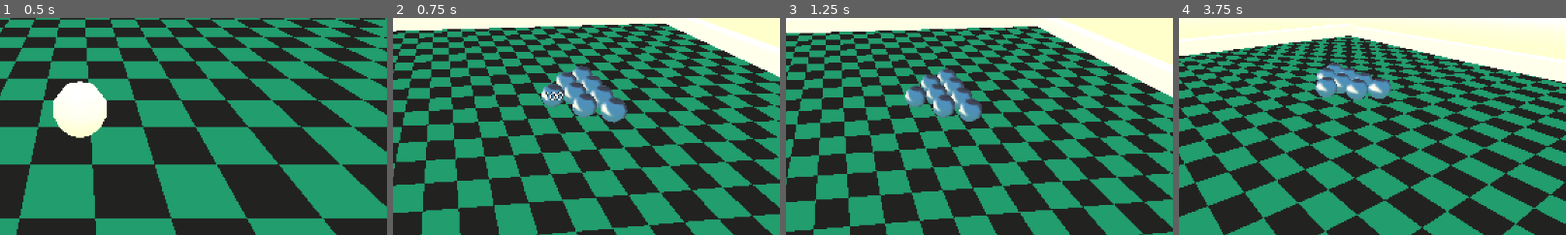
Above: before the commit, frames 1-4 (left to right).
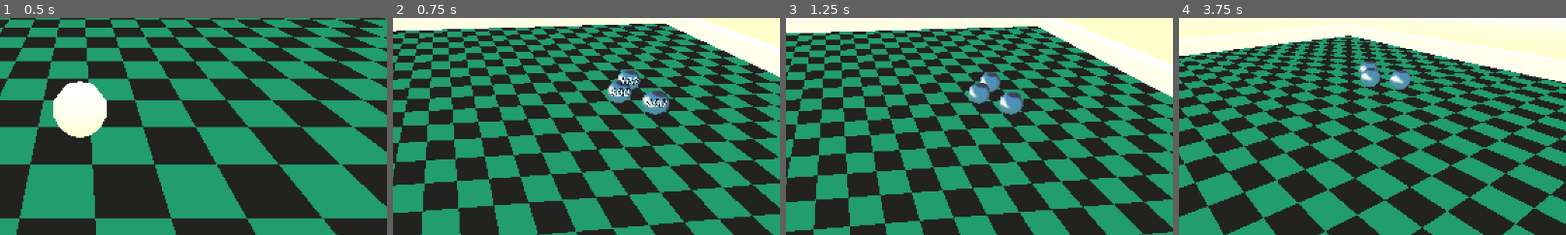
Above: after the commit, the same moments.

Repository: Urteusz/Ballatro
Game: Godot game, scene res://scenes/node_3d.tscn
Same seed, same stepped clock (60 frames per second), same inputs: the game is played once before the commit and once after it. The engine's default icon, where the game draws it, is replaced by a stand-in: a white triangle on a blue panel in a dark square.
Inputs (mouse positions are % of the whole screen's width and height, from its top left):
- Up to frame 1 (0.5 s): no input
- Up to frame 2 (0.75 s): tap Enter at 0.5 s; move the mouse to (55, 50) at 0.52 s; hold D (next_camera_target) from 0.53 s (still down)
- Up to frame 3 (1.25 s): keep holding D (next_camera_target)
- Up to frame 4 (3.75 s): move the mouse to (45, 50) at 1.27 s; release D (next_camera_target) at 1.28 s; tap A (previous_camera_target) at 1.35 s; move the mouse to (52, 48) at 2.02 s; hold W (push_ball) 2.03-2.78 s; move the mouse to (49, 52) at 2.77 s; tap Tab (toggle_mouse_capture) at 2.85 s; move the mouse to (80, 65) at 3.52 s; hold D (next_camera_target) from 3.53 s (still down)
The pictures show only the part of the screen within x 40-90%, y 29-79%; the shares and areas given below are measured in that part.

Frame 1 is identical in both runs. In frame 2, 4.6% of the frame differs, in the area x 38-72%, y 21-49%; in frame 3, 4.0%; in frame 4, 2.8%.

Commit message:
Przenies bile do oddzielnej sceny, bile sa teraz spawnowane w kodzie

Diff:
--- /dev/null
+++ b/scenes/ball.tscn
@@ -0,0 +1,31 @@
+[gd_scene load_steps=7 format=3 uid="uid://br6fw3sedv0yn"]
+
+[ext_resource type="Script" uid="uid://dcowhvvavoqf5" path="res://scripts/ball.gd" id="1_cxlvu"]
+[ext_resource type="Texture2D" uid="uid://bqmhekyijn2be" path="res://textures/icon.svg" id="2_f7cbr"]
+
+[sub_resource type="PhysicsMaterial" id="PhysicsMaterial_jka67"]
+
+[sub_resource type="StandardMaterial3D" id="StandardMaterial3D_a202f"]
+albedo_texture = ExtResource("2_f7cbr")
+
+[sub_resource type="SphereMesh" id="SphereMesh_noarx"]
+material = SubResource("StandardMaterial3D_a202f")
+radial_segments = 8
+rings = 4
+
+[sub_resource type="SphereShape3D" id="SphereShape3D_a0tk4"]
+
+[node name="Ball1" type="RigidBody3D" groups=["balls"]]
+transform = Transform3D(-1, 0, -1.509958e-07, 0, 1, 0, 1.509958e-07, 0, -1, 0, 0, 0)
+physics_material_override = SubResource("PhysicsMaterial_jka67")
+contact_monitor = true
+max_contacts_reported = 1
+script = ExtResource("1_cxlvu")
+
+[node name="MeshInstance3D" type="MeshInstance3D" parent="."]
+transform = Transform3D(1, 0, 0, 0, 1, 0, 0, 0, 1, 0.03813243, 0, 0)
+mesh = SubResource("SphereMesh_noarx")
+
+[node name="CollisionShape3D" type="CollisionShape3D" parent="."]
+transform = Transform3D(1, 0, 0, 0, 1, 0, 0, 0, 1, 0.030393125, 0, 0)
+shape = SubResource("SphereShape3D_a0tk4")
--- /dev/null
+++ b/scenes/ball_spawner.gd
@@ -0,0 +1,29 @@
+extends Marker3D
+
+@export var ball_scene: PackedScene
+@export var spread: float = 1.0
+@export var depth: float = 1.0
+@export var height: float = 1.0
+
+
+func _ready():
+	if !ball_scene:
+		print_rich("[color=red]Error:[/color] 'Object Scene' or 'Spawn Point' not set.")
+		return
+
+	var base_transform = global_transform
+	var base_position = base_transform.origin
+
+	var right = base_transform.basis.x
+	var back = base_transform.basis.z
+
+	var y_offset = Vector3(0.0, height, 0.0)
+	var pos1 = base_position + y_offset
+	var pos2 = base_position - (back * depth) - (right * spread) + y_offset
+	var pos3 = base_position - (back * depth) + (right * spread) + y_offset
+	var positions = [pos1, pos2, pos3]
+
+	for pos in positions:
+		var new_instance = ball_scene.instantiate()
+		add_child(new_instance)
+		new_instance.global_position = pos
--- a/scenes/node_3d.tscn
+++ b/scenes/node_3d.tscn
@@ -6,7 +6,8 @@
 [ext_resource type="Texture2D" uid="uid://kcyag62qbr4" path="res://textures/checkerboard.png" id="3_cptob"]
 [ext_resource type="Shader" uid="uid://3i5t87i5bngp" path="res://shaders/table_edges.gdshader" id="4_b2yaj"]
 [ext_resource type="Texture2D" uid="uid://bqmhekyijn2be" path="res://textures/icon.svg" id="4_cptob"]
-[ext_resource type="Script" uid="uid://dcowhvvavoqf5" path="res://scripts/ball.gd" id="5_b2yaj"]
+[ext_resource type="Script" uid="uid://ddr1vvp0rplvr" path="res://scenes/ball_spawner.gd" id="5_b2yaj"]
+[ext_resource type="PackedScene" uid="uid://br6fw3sedv0yn" path="res://scenes/ball.tscn" id="6_q712h"]
 [ext_resource type="Shader" uid="uid://clb574yehf8oi" path="res://shaders/walls.gdshader" id="8_cptob"]
 [ext_resource type="Script" uid="uid://38fhavc1buwq" path="res://scripts/walls.gd" id="9_b2yaj"]
 
@@ -70,16 +71,6 @@
 render_priority = 5
 transparency = 1
 shading_mode = 0
-
-[sub_resource type="PhysicsMaterial" id="PhysicsMaterial_jka67"]
-
-[sub_resource type="StandardMaterial3D" id="StandardMaterial3D_a202f"]
-albedo_texture = ExtResource("4_cptob")
-
-[sub_resource type="SphereMesh" id="SphereMesh_noarx"]
-material = SubResource("StandardMaterial3D_a202f")
-radial_segments = 8
-rings = 4
 
 [sub_resource type="ShaderMaterial" id="ShaderMaterial_q712h"]
 render_priority = 1
@@ -199,6 +190,11 @@
 [node name="CollisionShape3D" type="CollisionShape3D" parent="SubViewportContainer/SubViewport/Table/LeftSide"]
 shape = SubResource("BoxShape3D_r3fl7")
 
+[node name="BallSpawner" type="Marker3D" parent="SubViewportContainer/SubViewport/Table"]
+transform = Transform3D(1, 0, 0, 0, 1, 0, 0, 0, 1, 0, 0, -5.264763)
+script = ExtResource("5_b2yaj")
+ball_scene = ExtResource("6_q712h")
+
 [node name="PlayerBall" type="RigidBody3D" parent="SubViewportContainer/SubViewport" node_paths=PackedStringArray("target_sprite") groups=["balls"]]
 transform = Transform3D(-1, 0, -8.742278e-08, 0, 1, 0, 8.742278e-08, 0, -1, 0.09263587, 0.7649708, 10.218924)
 physics_material_override = SubResource("PhysicsMaterial_r3fl7")
@@ -226,93 +222,6 @@
 mesh = SubResource("TorusMesh_cptob")
 surface_material_override/0 = SubResource("StandardMaterial3D_q712h")
 
-[node name="Balls" type="Node" parent="SubViewportContainer/SubViewport"]
-
-[node name="Ball1" type="RigidBody3D" parent="SubViewportContainer/SubViewport/Balls" groups=["balls"]]
-transform = Transform3D(-1, 0, -1.509958e-07, 0, 1, 0, 1.509958e-07, 0, -1, 0.049189568, 1.3791399, -2.2619479)
-physics_material_override = SubResource("PhysicsMaterial_jka67")
-contact_monitor = true
-max_contacts_reported = 1
-script = ExtResource("5_b2yaj")
-
-[node name="MeshInstance3D" type="MeshInstance3D" parent="SubViewportContainer/SubViewport/Balls/Ball1"]
-transform = Transform3D(1, 0, 0, 0, 1, 0, 0, 0, 1, 0.03813243, 0, 0)
-mesh = SubResource("SphereMesh_noarx")
-
-[node name="CollisionShape3D" type="CollisionShape3D" parent="SubViewportContainer/SubViewport/Balls/Ball1"]
-transform = Transform3D(1, 0, 0, 0, 1, 0, 0, 0, 1, 0.030393125, 0, 0)
-shape = SubResource("SphereShape3D_a0tk4")
-
-[node name="Ball2" type="RigidBody3D" parent="SubViewportContainer/SubViewport/Balls" groups=["balls"]]
-transform = Transform3D(-1, 0, -1.509958e-07, 0, 1, 0, 1.509958e-07, 0, -1, 0.91179323, 1.3791399, -3.2619479)
-physics_material_override = SubResource("PhysicsMaterial_jka67")
-
-[node name="MeshInstance3D" type="MeshInstance3D" parent="SubViewportContainer/SubViewport/Balls/Ball2"]
-mesh = SubResource("SphereMesh_noarx")
-
-[node name="CollisionShape3D" type="CollisionShape3D" parent="SubViewportContainer/SubViewport/Balls/Ball2"]
-shape = SubResource("SphereShape3D_a0tk4")
-
-[node name="Ball3" type="RigidBody3D" parent="SubViewportContainer/SubViewport/Balls" groups=["balls"]]
-transform = Transform3D(-1, 0, -1.509958e-07, 0, 1, 0, 1.509958e-07, 0, -1, -0.08820677, 1.3791399, -3.2619479)
-physics_material_override = SubResource("PhysicsMaterial_jka67")
-
-[node name="MeshInstance3D" type="MeshInstance3D" parent="SubViewportContainer/SubViewport/Balls/Ball3"]
-mesh = SubResource("SphereMesh_noarx")
-
-[node name="CollisionShape3D" type="CollisionShape3D" parent="SubViewportContainer/SubViewport/Balls/Ball3"]
-shape = SubResource("SphereShape3D_a0tk4")
-
-[node name="Ball4" type="RigidBody3D" parent="SubViewportContainer/SubViewport/Balls" groups=["balls"]]
-transform = Transform3D(-1, 0, -1.509958e-07, 0, 1, 0, 1.509958e-07, 0, -1, -1.0882068, 1.3791399, -3.2619479)
-physics_material_override = SubResource("PhysicsMaterial_jka67")
-
-[node name="MeshInstance3D" type="MeshInstance3D" parent="SubViewportContainer/SubViewport/Balls/Ball4"]
-mesh = SubResource("SphereMesh_noarx")
-
-[node name="CollisionShape3D" type="CollisionShape3D" parent="SubViewportContainer/SubViewport/Balls/Ball4"]
-shape = SubResource("SphereShape3D_a0tk4")
-
-[node name="Ball5" type="RigidBody3D" parent="SubViewportContainer/SubViewport/Balls" groups=["balls"]]
-transform = Transform3D(-1, 0, -1.509958e-07, 0, 1, 0, 1.509958e-07, 0, -1, -0.66365576, 1.3791399, -4.2619476)
-physics_material_override = SubResource("PhysicsMaterial_jka67")
-
-[node name="MeshInstance3D" type="MeshInstance3D" parent="SubViewportContainer/SubViewport/Balls/Ball5"]
-mesh = SubResource("SphereMesh_noarx")
-
-[node name="CollisionShape3D" type="CollisionShape3D" parent="SubViewportContainer/SubViewport/Balls/Ball5"]
-shape = SubResource("SphereShape3D_a0tk4")
-
-[node name="Ball6" type="RigidBody3D" parent="SubViewportContainer/SubViewport/Balls" groups=["balls"]]
-transform = Transform3D(-1, 0, -1.509958e-07, 0, 1, 0, 1.509958e-07, 0, -1, 0.33634424, 1.3791399, -4.2619476)
-physics_material_override = SubResource("PhysicsMaterial_jka67")
-
-[node name="MeshInstance3D" type="MeshInstance3D" parent="SubViewportContainer/SubViewport/Balls/Ball6"]
-mesh = SubResource("SphereMesh_noarx")
-
-[node name="CollisionShape3D" type="CollisionShape3D" parent="SubViewportContainer/SubViewport/Balls/Ball6"]
-shape = SubResource("SphereShape3D_a0tk4")
-
-[node name="Ball7" type="RigidBody3D" parent="SubViewportContainer/SubViewport/Balls" groups=["balls"]]
-transform = Transform3D(-1, 0, -1.509958e-07, 0, 1, 0, 1.509958e-07, 0, -1, -1.6636558, 1.3791399, -4.2619476)
-physics_material_override = SubResource("PhysicsMaterial_jka67")
-
-[node name="MeshInstance3D" type="MeshInstance3D" parent="SubViewportContainer/SubViewport/Balls/Ball7"]
-mesh = SubResource("SphereMesh_noarx")
-
-[node name="CollisionShape3D" type="CollisionShape3D" parent="SubViewportContainer/SubViewport/Balls/Ball7"]
-shape = SubResource("SphereShape3D_a0tk4")
-
-[node name="Ball8" type="RigidBody3D" parent="SubViewportContainer/SubViewport/Balls" groups=["balls"]]
-transform = Transform3D(-1, 0, -1.509958e-07, 0, 1, 0, 1.509958e-07, 0, -1, 1.3363442, 1.3791399, -4.2619476)
-physics_material_override = SubResource("PhysicsMaterial_jka67")
-
-[node name="MeshInstance3D" type="MeshInstance3D" parent="SubViewportContainer/SubViewport/Balls/Ball8"]
-mesh = SubResource("SphereMesh_noarx")
-
-[node name="CollisionShape3D" type="CollisionShape3D" parent="SubViewportContainer/SubViewport/Balls/Ball8"]
-shape = SubResource("SphereShape3D_a0tk4")
-
 [node name="Walls" type="Node" parent="SubViewportContainer/SubViewport"]
 
 [node name="Front" type="StaticBody3D" parent="SubViewportContainer/SubViewport/Walls"]
Not shown, added: scenes/ball_spawner.gd.uid
Not shown: 1 places in scenes/node_3d.tscn that only renumber resources
